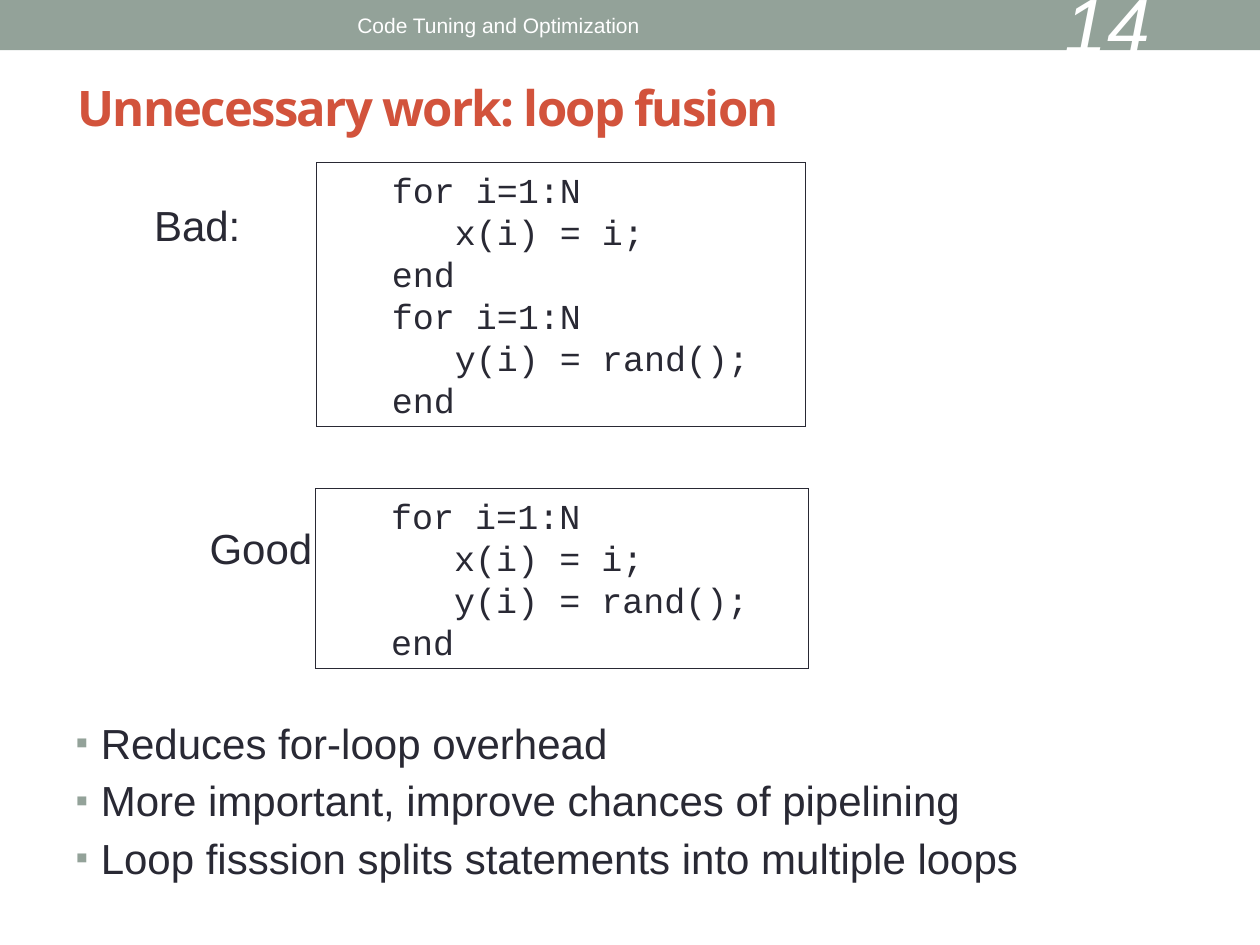
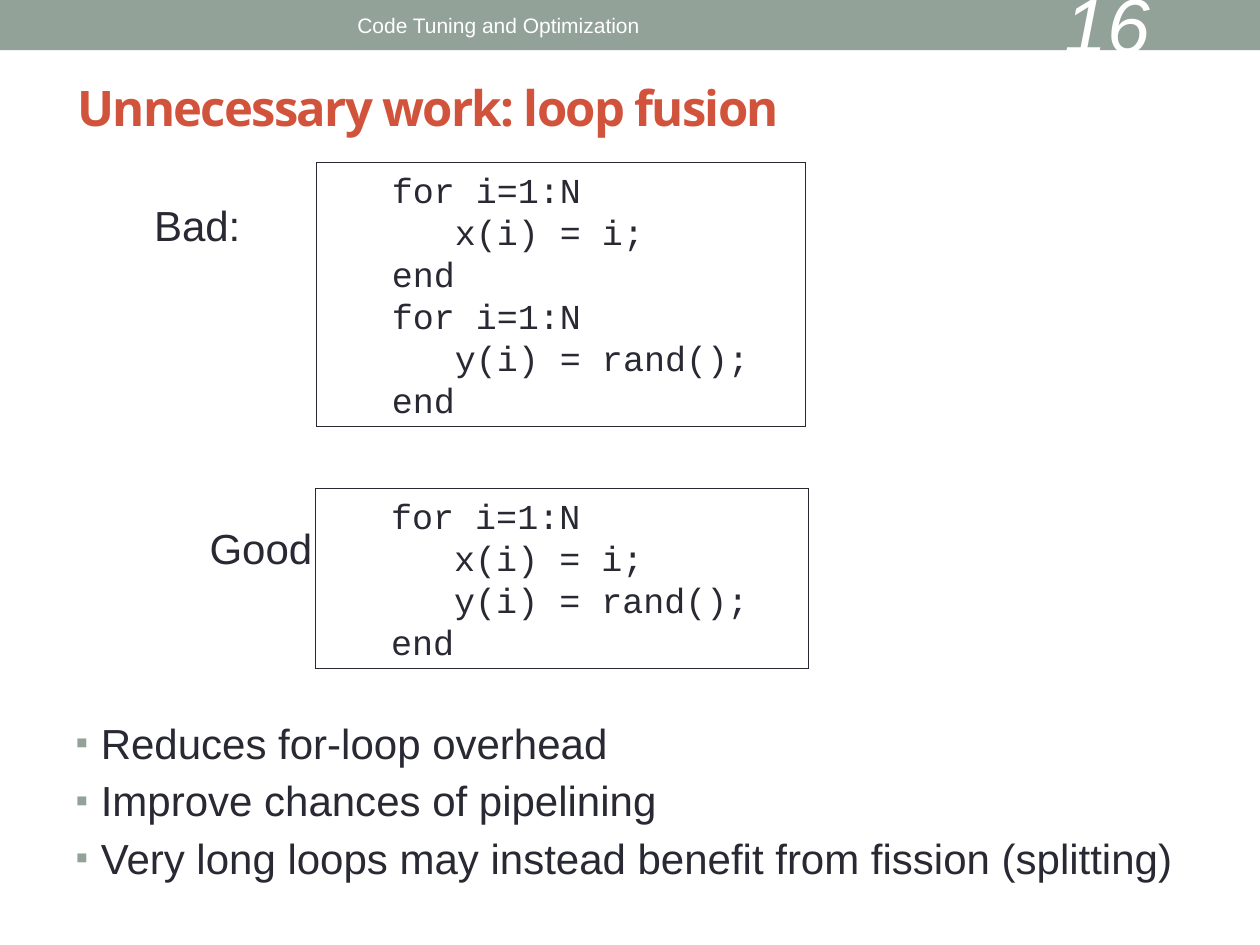
Before and after one commit to keithfma/bu_tutorial_matlab_performance, a slide deck: slide 16 of slides.odp (slide 14 before the commit). Drawn at 1260x945 pixels with LibreOffice and Linux fonts; fonts in the diff are those of the drawing. Boxes give left, top, right and bottom in pixels: in the first picture for what was removed or moved away, otherwise in the second. Text is boxed around its words. In the diff, an @@ line names an element or a change of style, - is before the commit and + after.

```diff
--- a/slides.odp
+++ b/slides.odp
@@ page number at (1064,0,1150,68): text changed @@
-14
+16
@@ text at (101,785,1172,882): text changed @@
-▪ More important, improve chances of pipelining
-▪ Loop fisssion splits statements into multiple loops
+▪ Improve chances of pipelining
+▪ Very long loops may instead benefit from fission (splitting)
```
Also in this commit, not shown: 9 other slides changed, 3 slides added.
